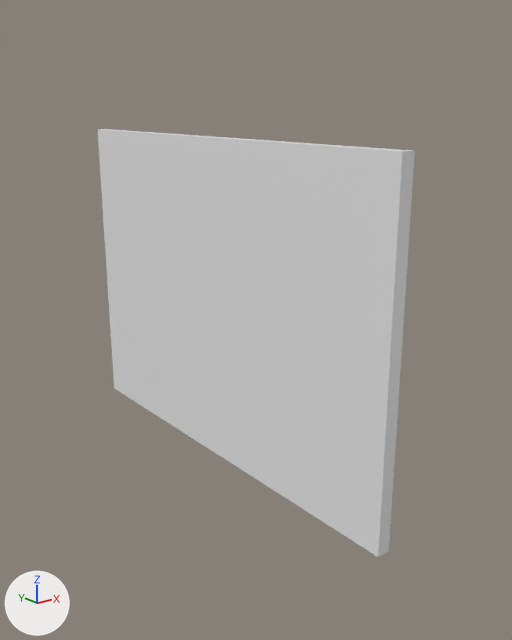
Two versions of the FBX model TFG_GDDV/Assets/_Models/Picture1.fbx, one commit apart.
Camera for both pictures: a 50 mm lens placed at (-0.61, -0.853, 0.304), pointed at (0.036, -0.046, -0.019). Lighting does not change. The marker at lower left points along +X, +Y and +Z. Where no turn or scale is listed for an object, it has been applied to the vertices.
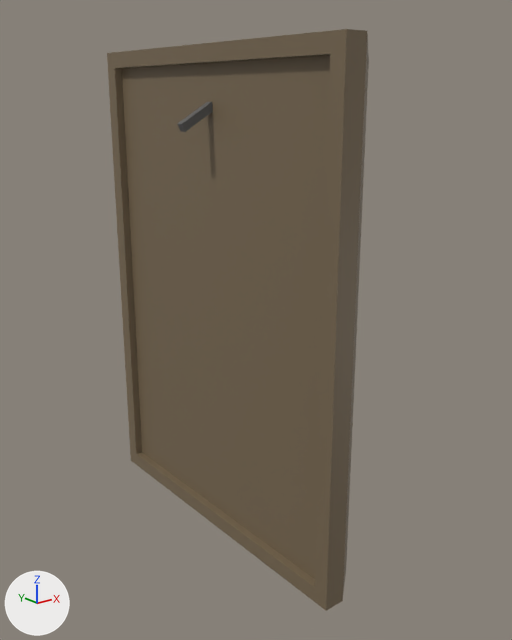
What differs and where, as boxes [x1, y1, x2, y2] in the pictures (512 x 640 px):
'Cube', surface changed, reshaped, turned, rescaled (grey to brown)
    before: [98, 129, 415, 557]
    after: [107, 29, 369, 611]

The change, as a diff of the scene's bpy script:
```diff
--- a/TFG_GDDV/Assets/_Models/Picture1.fbx.py
+++ b/TFG_GDDV/Assets/_Models/Picture1.fbx.py
@@ mat_material_001 @@
 mat_material_001 = principled_material('Material.001')
-mat_material_001.texture = img_wildflowers_in_vase_impressionistic_oil_painting_5_digital_download_print___etsy_jpeg
+mat_material_001.base_color = (0.191, 0.141, 0.0833)  # brown #796951
@@ mat_material_004 @@
+mat_material_004 = principled_material('Material.004')
+mat_material_004.base_color = (0.115, 0.115, 0.115)  # dark grey #5f5f5f
@@ me_cube @@
 # used by ob_cube; location = (0.0, 0.0, 0.0)
-me_cube.from_pydata(...)  # 8 vertices, 6 faces; spans x -0.01..0.01, y -0.35..0.35, z -0.25..0.25
+me_cube.from_pydata(...)  # 40 vertices, 36 faces; spans x -37.402..37.402, y -3.811..6.193, z -27.381..27.381
+# me_cube part 1: the whole mesh is rebuilt
 me_cube.materials.append(mat_material)
 me_cube.materials.append(mat_material_001)
+me_cube.materials.append(mat_material_004)  # dark grey #5f5f5f
@@ ob_cube @@
 ob_cube.location = (0.0, 0.0, 0.0)
+ob_cube.rotation_euler = (1.571, -1.571, 0.0)  # degrees (90, -90, 0)
+ob_cube.scale = (0.01, 0.01, 0.01)
```
